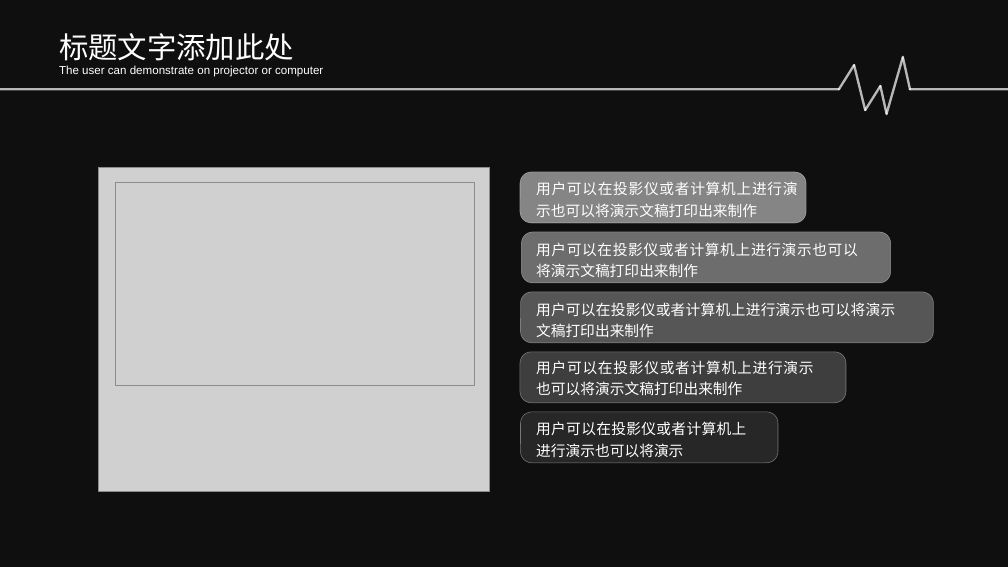
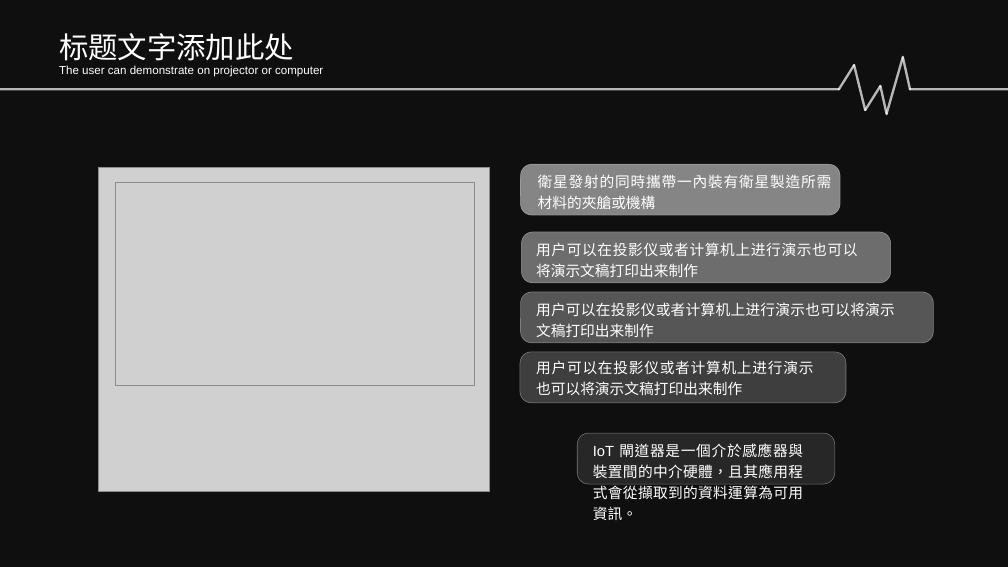
Before and after one commit to Sikako/hackthon, a slide deck: slide 13 of bigdata.pptx (slide 14 before the commit). Drawn at 1008x567 pixels with LibreOffice and Linux fonts; fonts in the diff are those of the drawing; grey boxes stand for pictures; background and template pictures are left out; a plain dark background stands for a picture behind light text. Boxes give left, top, right and bottom in pixels: in the first picture for what was removed or moved away, otherwise in the second. Text is boxed around its words. In the diff, an @@ line names an element or a change of style, - is before the commit and + after.

Commit message:
衛星工廠

```diff
--- a/bigdata.pptx
+++ b/bigdata.pptx
@@ rounded rectangle: place and size @@
-rounded rectangle at (520,172,806,223)
+rounded rectangle at (521,164,841,215)
@@ text at (538,174,832,209): text changed @@
-用户可以在投影仪或者计算机上进行演示也可以将演示文稿打印出来制作
+衛星發射的同時攜帶一內裝有衛星製造所需材料的夾艙或機構
@@ rounded rectangle: place and size @@
-rounded rectangle at (521,412,779,463)
+rounded rectangle at (578,433,836,484)
@@ text at (593,443,803,520): text changed @@
-用户可以在投影仪或者计算机上进行演示也可以将演示
+IoT 閘道器是一個介於感應器與裝置間的中介硬體，且其應用程式會從擷取到的資料運算為可用資訊。
```
Also in this commit, not shown: 7 other slides changed, 2 slides added, 4 slides removed.
